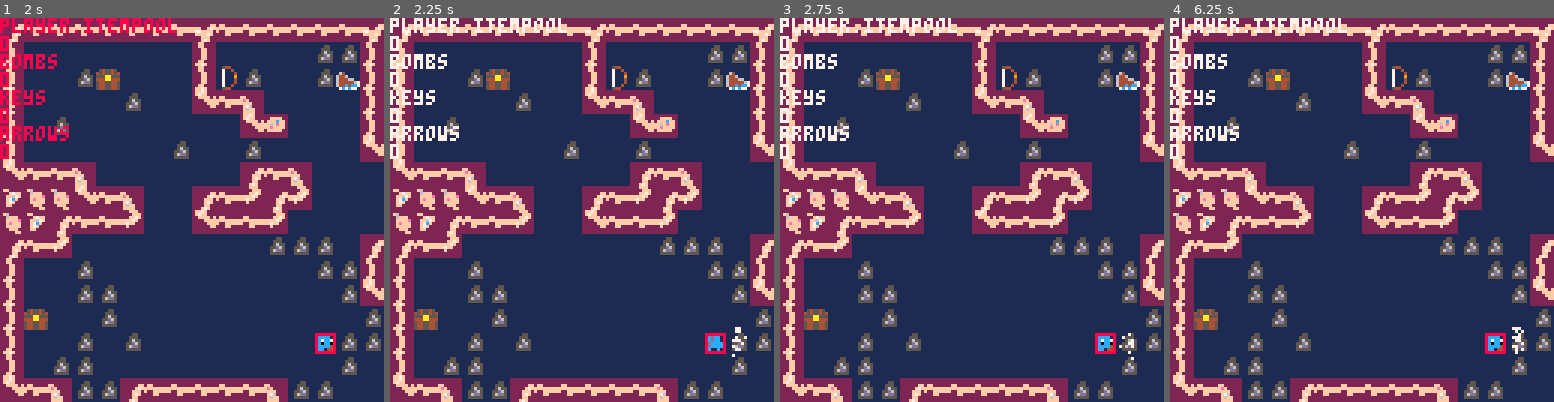
Above: before the commit, frames 1-4 (left to right).
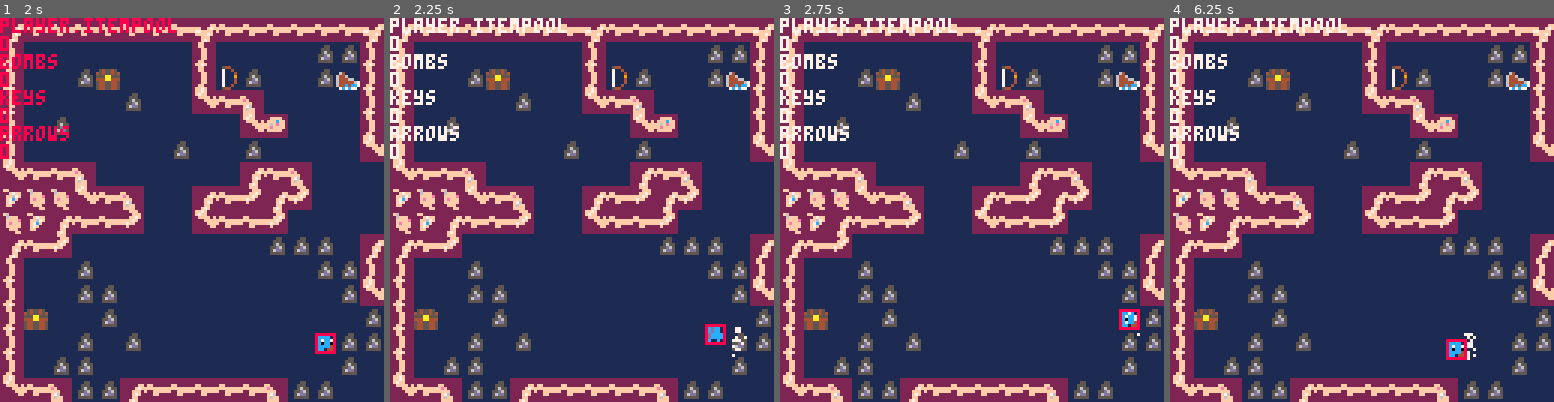
Above: after the commit, the same moments.

Repository: s-france/pico8GameS
Game: PICO-8 cartridge squid.p8
The game is run twice, just before and just after one commit, with the same random seed, the same clock (stepped at 60 frames per second) and the same inputs.
Inputs:
- Up to frame 1 (2 s): tap X (X key) at 0.33, 1.07, 1.85 s; tap O (Z key) at 0.7, 1.7 s; hold Right from 1.6 s (still down)
- Up to frame 2 (2.25 s): release Right at 2.1 s; tap O (Z key) at 2.1 s; hold Up from 2.15 s (still down)
- Up to frame 3 (2.75 s): release Up at 2.42 s; hold Right from 2.47 s (still down); tap O (Z key) at 2.5 s
- Up to frame 4 (6.25 s): tap O (Z key) every 0.4 s from 2.9 to 6.1 s; tap X (X key) at 2.97, 4.08, 5.2 s; release Right at 3.03 s; hold Left 3.08-3.58 s; hold Down 3.63-3.97 s; hold Right 4.02-4.68 s; hold Up 4.73-5.03 s; hold Left 5.08-5.68 s; hold Down 5.73-6.03 s; hold Right from 6.08 s (still down)

Frame 1 is identical in both runs. In frame 2, 0.3% of the frame differs, in the area x 82-88%, y 79-88%; in frame 3, 0.6%; in frame 4, 0.8%, in the area x 71-93%, y 80-90%.

Commit message:
Update squid.p8

Diff:
--- a/squid.p8
+++ b/squid.p8
@@ -165,57 +165,47 @@
 	// player change in distance
 	player.dx = 0
 	player.dy = 0
---[[
+
 	// new movement calculations
 	// to make diags smooth
 
-	if (btn(0) or btn(1) or btn(2) or btn(3)) then
-		if (btn(0) and not mapcollisions(player.hb).l and not btn(2) and not btn(3)) then
-		 player.dx = -1.5
+	if ((btn(0) or btn(1)) and (not btn(2) and not btn(3))) then
+		if (btn(0) and not mapcollisions(player.hb).l ) then
+		 player.dx = -1
 			player.x += player.dx
-			player.xx = player.x
-		elseif (btn(1) and not mapcollisions(player.hb).r and not btn(2) and not btn(3)) then
-			player.dx = 1.5
+		end
+		if (btn(1) and not mapcollisions(player.hb).r ) then
+			player.dx = 1
 			player.x += player.dx
-			player.xx = player.x
-	 elseif (btn(2) and not mapcollisions(player.hb).t and not btn(0) and not btn(1)) then
-			player.dy = -1.5
+		end
+	elseif ( ( btn(2) or btn(3) ) and ( not btn(0) and not btn(1) ) ) then
+		if(btn(2) and not mapcollisions(player.hb).t) then
+			player.dy = -1
 			player.y += player.dy
-			player.yy = player.y
-		elseif (btn(3) and not mapcollisions(player.hb).b and not btn(0) and not btn(1)) then
-			player.dy = 1.5
+		end
+		if(btn(3) and not mapcollisions(player.hb).b) then
+			player.dy = 1
 			player.y += player.dy
-			player.yy = player.y
-		elseif (btn(0) and btn(2) and not ( mapcollisions(player.hb).l or mapcollisions(player.hb).t)) then
-			player.dx,player.dy = -1,-1
-			local xold, yold = player.x,player.y
-			local xf, xb, yf, yb
+		end
+
+ elseif (btn(0) and (btn(2) or btn(3))) then
+ 	if (btn(0) and btn(2) and (not mapcollisions(player.hb).l or not mapcollisions(player.hb).t) or mapcollisions(player.hb).tl) then
+			local xo, yo = player.x, player.y
+			player.dx, player.dy = -.75, -.75
 			player.x += player.dx
 			player.y += player.dy
-
-			if flr(player.x) ~= flr(xold) then
-				xf = true
-				xb = xold
+			if abs(xo - player.x) > abs(yo - player.y) then
+				local tex = flr(player.x + 0.5)
+				local tey = flr((player.y + (tex - player.x) * player.dy / plater.dx)+0.5)
+				player.y = tey
+			elseif abs(xo - player.x) <= abs(yo - player.y) then
+				local tey = flr(player.y + 0.5)
+				local tex = flr((player.x + (tey - player.y) * player.dx / player.dy) + 0.5)
 			end
-			if flr(player.y) ~= flr(yold) then
-				yf = true
-				yb = yold
-			end
-
-			if (xf and yf) then
-				xx = player.x
-				yy = player.y
-				xf = false
-				yf = false
-			elseif (xf)	then
-				xx = xb
-			elseif (yf) then
-				yy = yb
-			end
-		end
-	end
---]]
-	--[[
+		end
+	end
+
+--[[
 	// runs check on left movement
 	// here, if the collisons and
 	// btn press are both true,
@@ -251,7 +241,7 @@
 		player.dy = 1
 		player.y += player.dy
 	end
-	--]]
+--]]
 end
 
 // update player
@@ -340,7 +330,7 @@
 	end
 	palt(0, false)
 	palt(1, true)
-	spr(player.sprite, player.xx%128, player.yy%128)
+	spr(player.sprite, player.x%128, player.y%128)
 	pal()
 end
 
